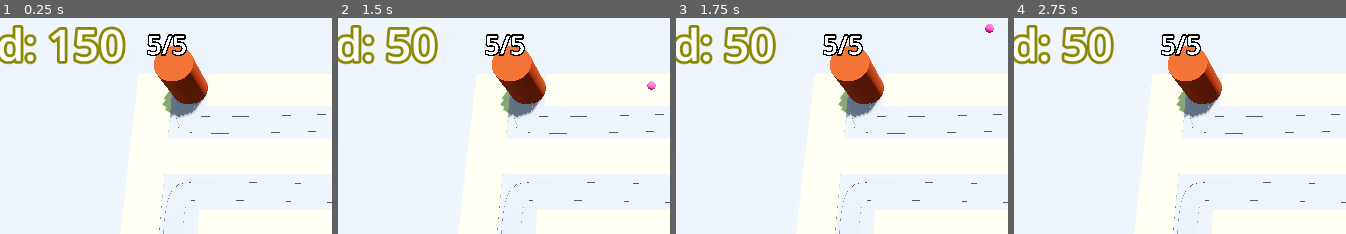
Above: before the commit, frames 1-4 (left to right).
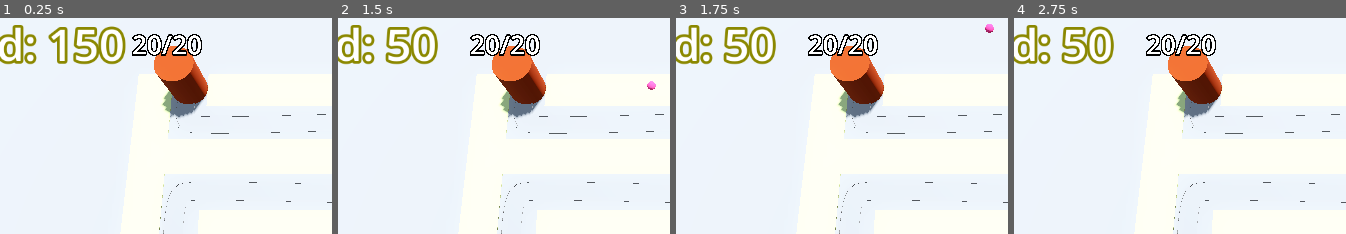
Above: after the commit, the same moments.

Repository: CommanderTempest/Barbarian-Blaster
Game: Godot game, scene res://Base_Level.tscn
The game is run twice, just before and just after one commit, with the same random seed, the same clock (stepped at 60 frames per second) and the same inputs.
Inputs (mouse positions are % of the whole screen's width and height, from its top left):
- Up to frame 1 (0.25 s): no input
- Up to frame 2 (1.5 s): tap Enter at 0.5 s; move the mouse to (86, 43) at 0.52 s; press the mouse at (86, 43) at 0.53 s; tap Space at 1.25 s; move the mouse to (35, 53) at 1.27 s; release the mouse at (35, 53) at 1.28 s; click (35, 53) at 1.35 s
- Up to frame 3 (1.75 s): no input
- Up to frame 4 (2.75 s): tap Enter at 2 s; move the mouse to (72, 25) at 2.02 s; press the mouse at (72, 25) at 2.03 s
The pictures show only the part of the screen within x 12-62%, y 0-50%; the shares and areas given below are measured in that part.

The runs differ from the first frame. In frame 1, 0.7% of the frame differs, in the area x 39-61%, y 7-18%; in frame 2, 0.7%; in frame 3, 0.7%; in frame 4, 0.7%.
Error in both runs: Invalid access to property or key 'global_position' on a base object of type 'Nil'. (res://Turret/turret.gd:33)

Commit message:
Game can now end
+Game Ends
+Added difficulty curving
+Added victory screen

Diff:
--- a/Base_Level.tscn
+++ b/Base_Level.tscn
@@ -8,6 +8,8 @@
 [ext_resource type="Script" path="res://TurretManager.gd" id="5_1oj5j"]
 [ext_resource type="PackedScene" uid="uid://bc1vxlie5cdkn" path="res://Turret/turret.tscn" id="6_e311u"]
 [ext_resource type="Script" path="res://Bank.gd" id="8_vidms"]
+[ext_resource type="PackedScene" uid="uid://d3mkehovufn1n" path="res://difficultymanager/difficulty_manager.tscn" id="9_2jonj"]
+[ext_resource type="PackedScene" uid="uid://s3blvsf8c6vo" path="res://UI/victory_layer.tscn" id="10_7ccuw"]
 
 [sub_resource type="ProceduralSkyMaterial" id="ProceduralSkyMaterial_csq32"]
 sky_horizon_color = Color(0.64625, 0.65575, 0.67075, 1)
@@ -37,6 +39,12 @@
 outline_size = 16
 outline_color = Color(0.545098, 0.533333, 0, 1)
 
+[sub_resource type="Curve" id="Curve_ei5ui"]
+min_value = 10.0
+max_value = 150.0
+_data = [Vector2(0, 10), 0.0, 140.0, 0, 1, Vector2(1, 150), 140.0, 0.0, 1, 0]
+point_count = 2
+
 [node name="BaseLevel" type="Node3D"]
 
 [node name="WorldEnvironment" type="WorldEnvironment" parent="."]
@@ -63,10 +71,12 @@
 "cells": PackedInt32Array(65535, 65534, 131072, 65535, 7, 131072, 65531, 0, 131072, 2, 7, 131072, 5, 5, 131072, 5, 6, 1 …(1044 unchanged characters)…
 }
 
-[node name="EnemyPath" type="Path3D" parent="."]
+[node name="EnemyPath" type="Path3D" parent="." node_paths=PackedStringArray("difficulty_manager", "victory_layer")]
 curve = SubResource("Curve3D_m8j7d")
 script = ExtResource("3_7acdv")
 enemy_scene = ExtResource("2_s3p60")
+difficulty_manager = NodePath("../DifficultyManager")
+victory_layer = NodePath("../VictoryLayer")
 
 [node name="Road" type="CSGPolygon3D" parent="EnemyPath"]
 polygon = PackedVector2Array(-1, 0.1, -1, 0.1, 1, 0.1, 1, 0.1)
@@ -76,7 +86,7 @@
 path_interval = 0.5
 path_simplify_angle = 0.0
 path_rotation = 2
-path_local = false
+path_local = true
 path_continuous_u = true
 path_u_distance = 1.0
 path_joined = false
@@ -89,7 +99,7 @@
 path_interval = 0.5
 path_simplify_angle = 0.0
 path_rotation = 2
-path_local = false
+path_local = true
 path_continuous_u = true
 path_u_distance = 1.0
 path_joined = false
@@ -102,7 +112,7 @@
 path_interval = 0.5
 path_simplify_angle = 0.0
 path_rotation = 2
-path_local = false
+path_local = true
 path_continuous_u = true
 path_u_distance = 1.0
 path_joined = false
@@ -112,6 +122,7 @@
 autostart = true
 
 [node name="Base" parent="." instance=ExtResource("3_5kti5")]
+max_health = 20
 
 [node name="TurretManager" type="Node3D" parent="." node_paths=PackedStringArray("enemy_path")]
 transform = Transform3D(0.707107, 0, -0.707107, 0, 1, 0, 0.707107, 0, 0.707107, 0, 0, 0)
@@ -135,4 +146,10 @@
 text = "Placeholder text"
 label_settings = SubResource("LabelSettings_ctpql")
 
+[node name="DifficultyManager" parent="." instance=ExtResource("9_2jonj")]
+enemy_health_curve = SubResource("Curve_ei5ui")
+
+[node name="VictoryLayer" parent="." instance=ExtResource("10_7ccuw")]
+
 [connection signal="timeout" from="EnemyPath/Timer" to="EnemyPath" method="spawn_enemy"]
+[connection signal="stop_spawning_enemies" from="DifficultyManager" to="EnemyPath" method="_on_difficulty_manager_stop_spawning_enemies"]
--- a/EnemyPath.gd
+++ b/EnemyPath.gd
@@ -1,9 +1,25 @@
 extends Path3D
 
 @export var enemy_scene: PackedScene
+@export var difficulty_manager: Node
+@export var victory_layer: CanvasLayer
 @onready var timer = $Timer
+
 
 # connected timeout to spawn_enemy()
 func spawn_enemy() -> void:
 	var new_enemy = enemy_scene.instantiate()
+	new_enemy.max_health = difficulty_manager.get_enemy_health()
 	add_child(new_enemy)
+	timer.wait_time = difficulty_manager.get_spawn_time()
+	new_enemy.tree_exited.connect(enemy_defeated)
+
+func _on_difficulty_manager_stop_spawning_enemies():
+	timer.stop()
+
+func enemy_defeated() -> void:
+	if timer.is_stopped():
+		for child in get_children():
+			if child is PathFollow3D:
+				return
+		victory_layer.visible = true
--- /dev/null
+++ b/UI/victory_layer.gd
@@ -0,0 +1,7 @@
+extends CanvasLayer
+
+func _on_retry_button_pressed():
+	get_tree().reload_current_scene()
+
+func _on_quit_button_pressed():
+	get_tree().quit()
--- /dev/null
+++ b/UI/victory_layer.tscn
@@ -0,0 +1,57 @@
+[gd_scene load_steps=3 format=3 uid="uid://s3blvsf8c6vo"]
+
+[ext_resource type="Script" path="res://UI/victory_layer.gd" id="1_v5fyi"]
+
+[sub_resource type="LabelSettings" id="LabelSettings_ic8l0"]
+font_size = 64
+
+[node name="VictoryLayer" type="CanvasLayer"]
+visible = false
+script = ExtResource("1_v5fyi")
+
+[node name="ColorRect" type="ColorRect" parent="."]
+anchors_preset = 15
+anchor_right = 1.0
+anchor_bottom = 1.0
+grow_horizontal = 2
+grow_vertical = 2
+color = Color(0, 0, 0, 0.611765)
+
+[node name="CenterContainer" type="CenterContainer" parent="."]
+anchors_preset = 15
+anchor_right = 1.0
+anchor_bottom = 1.0
+grow_horizontal = 2
+grow_vertical = 2
+
+[node name="PanelContainer" type="PanelContainer" parent="CenterContainer"]
+custom_minimum_size = Vector2(400, 400)
+layout_mode = 2
+
+[node name="VBoxContainer" type="VBoxContainer" parent="CenterContainer/PanelContainer"]
+layout_mode = 2
+
+[node name="Label" type="Label" parent="CenterContainer/PanelContainer/VBoxContainer"]
+layout_mode = 2
+size_flags_horizontal = 4
+text = "Victory!"
+label_settings = SubResource("LabelSettings_ic8l0")
+horizontal_alignment = 1
+
+[node name="HBoxContainer" type="HBoxContainer" parent="CenterContainer/PanelContainer/VBoxContainer"]
+layout_mode = 2
+
+[node name="RetryButton" type="Button" parent="CenterContainer/PanelContainer/VBoxContainer/HBoxContainer"]
+layout_mode = 2
+size_flags_horizontal = 3
+theme_override_font_sizes/font_size = 32
+text = "Retry!"
+
+[node name="QuitButton" type="Button" parent="CenterContainer/PanelContainer/VBoxContainer/HBoxContainer"]
+layout_mode = 2
+size_flags_horizontal = 3
+theme_override_font_sizes/font_size = 32
+text = "Quit"
+
+[connection signal="pressed" from="CenterContainer/PanelContainer/VBoxContainer/HBoxContainer/RetryButton" to="." method="_on_retry_button_pressed"]
+[connection signal="pressed" from="CenterContainer/PanelContainer/VBoxContainer/HBoxContainer/QuitButton" to="." method="_on_quit_button_pressed"]
--- /dev/null
+++ b/difficultymanager/difficulty_manager.gd
@@ -0,0 +1,27 @@
+extends Node
+
+signal stop_spawning_enemies
+
+@export var game_length:= 30.0
+@export var spawn_time_curve: Curve
+@export var enemy_health_curve: Curve
+@onready var timer = $Timer
+
+func _ready() -> void:
+	timer.start(game_length)
+
+func _process(delta: float) -> void:
+	pass
+
+func game_progress_ratio() -> float:
+	return 1.0 - (timer.time_left / game_length)
+
+func get_spawn_time() -> float:
+	return spawn_time_curve.sample(game_progress_ratio())
+
+func get_enemy_health() -> float:
+	return enemy_health_curve.sample(game_progress_ratio())
+
+
+func _on_timer_timeout():
+	stop_spawning_enemies.emit()
--- /dev/null
+++ b/difficultymanager/difficulty_manager.tscn
@@ -0,0 +1,18 @@
+[gd_scene load_steps=3 format=3 uid="uid://d3mkehovufn1n"]
+
+[ext_resource type="Script" path="res://difficultymanager/difficulty_manager.gd" id="1_w5ngr"]
+
+[sub_resource type="Curve" id="Curve_5uay1"]
+min_value = 0.25
+max_value = 2.0
+_data = [Vector2(0, 2), 0.0, -1.75, 0, 0, Vector2(1, 0.25), -1.75, 0.0, 1, 0]
+point_count = 2
+
+[node name="DifficultyManager" type="Node"]
+script = ExtResource("1_w5ngr")
+spawn_time_curve = SubResource("Curve_5uay1")
+
+[node name="Timer" type="Timer" parent="."]
+one_shot = true
+
+[connection signal="timeout" from="Timer" to="." method="_on_timer_timeout"]
--- a/enemy.gd
+++ b/enemy.gd
@@ -19,8 +19,13 @@
 
 func _ready():
 	current_hp = max_health
+	#Game runs twice as fast:
+	#Engine.time_scale = 2
+
 # Called every frame. 'delta' is the elapsed time since the previous frame.
 func _process(delta) -> void:
 	progress += (delta * speed)
 	if (progress_ratio == 1.0):
 		target.take_damage()
+		set_process(false)
+		queue_free()
Not shown: 1 places in Base_Level.tscn that only renumber resources
Not shown: 6 places in MeshLibraries/SpaceLibrary.tres that only renumber resources
